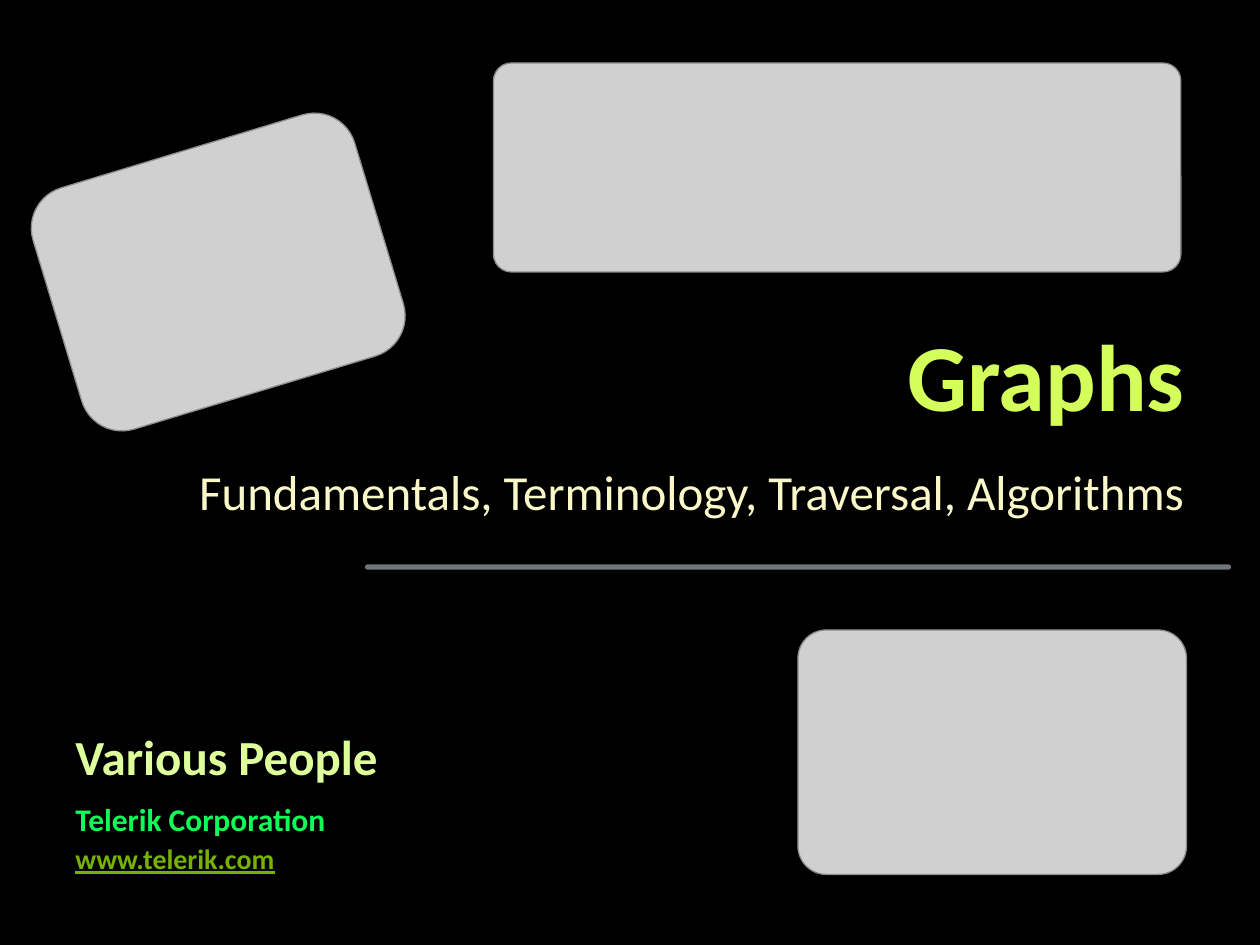
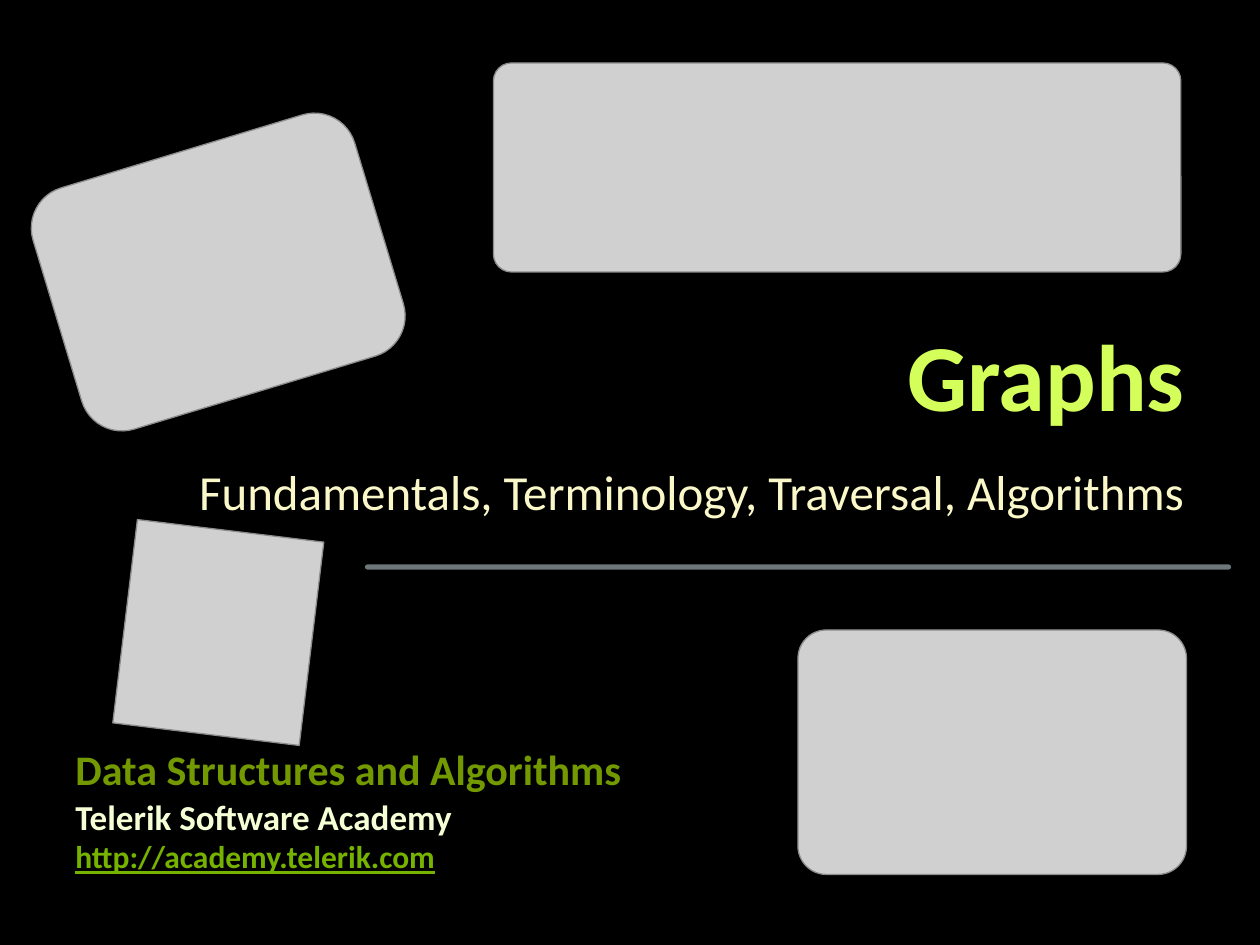
Before and after one commit to martin-nikolov/Telerik-Academy, a slide deck: slide 1 of Programming with C#/5. C# Data Structures and Algorithms/11. Graphs and Graph Algorithms/Graphs-and-Graph-Algorithms.pptx. Drawn at 1260x945 pixels with LibreOffice and Linux fonts; fonts in the diff are those of the drawing; grey boxes stand for pictures; background and template pictures are left out. Boxes give left, top, right and bottom in pixels: in the first picture for what was removed or moved away, otherwise in the second. Text is boxed around its words. In the diff, an @@ line names an element or a change of style, - is before the commit and + after.

```diff
--- a/Programming with C#/5. C# Data Structures and Algorithms/11. Graphs and Graph Algorithms/Graphs-and-Graph-Algorithms.pptx
+++ b/Programming with C#/5. C# Data Structures and Algorithms/11. Graphs and Graph Algorithms/Graphs-and-Graph-Algorithms.pptx
@@ picture added at [113,520,324,746] @@
@@ text removed at [75,740,377,783] @@
-Various People
@@ text added at [75,755,621,792], 24 pt, text #739900, bold @@
+Data Structures and Algorithms
@@ text removed at [75,809,326,836] @@
-Telerik Corporation
@@ text added at [75,805,452,836], 20 pt, text #F5FFD6, bold @@
+Telerik Software Academy
@@ text at [75,846,434,874]: text changed; size 16 to 18 pt @@
-www.telerik.com
+http://academy.telerik.com
```
Also in this commit, not shown: 3 other files.
